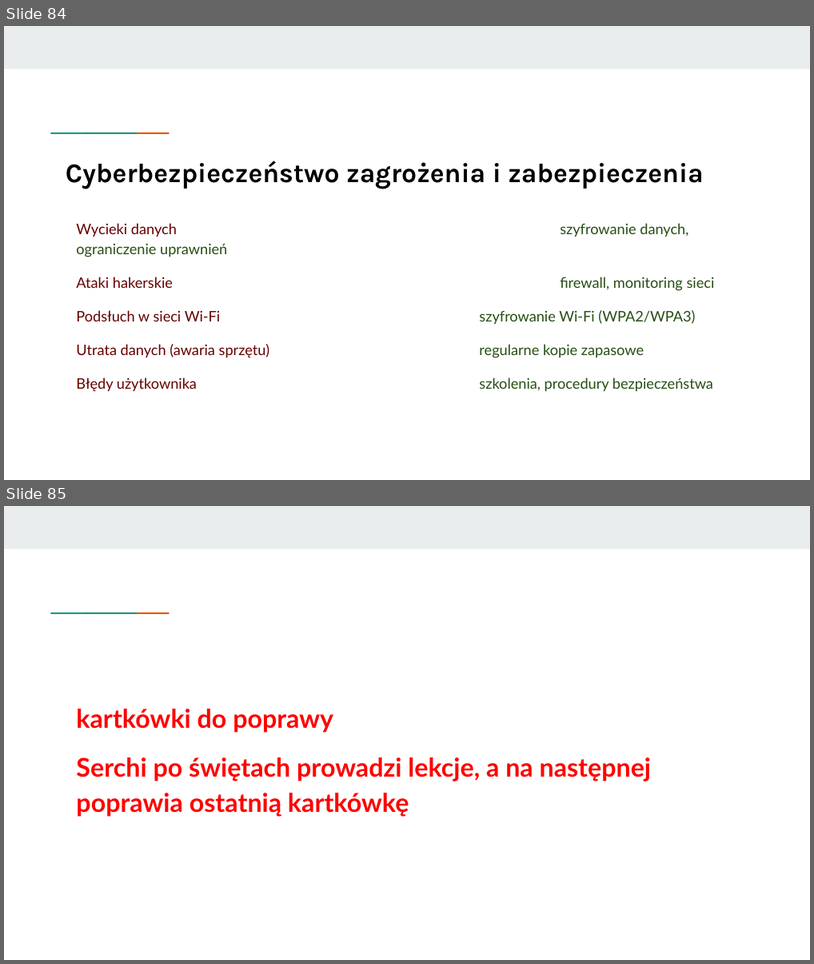
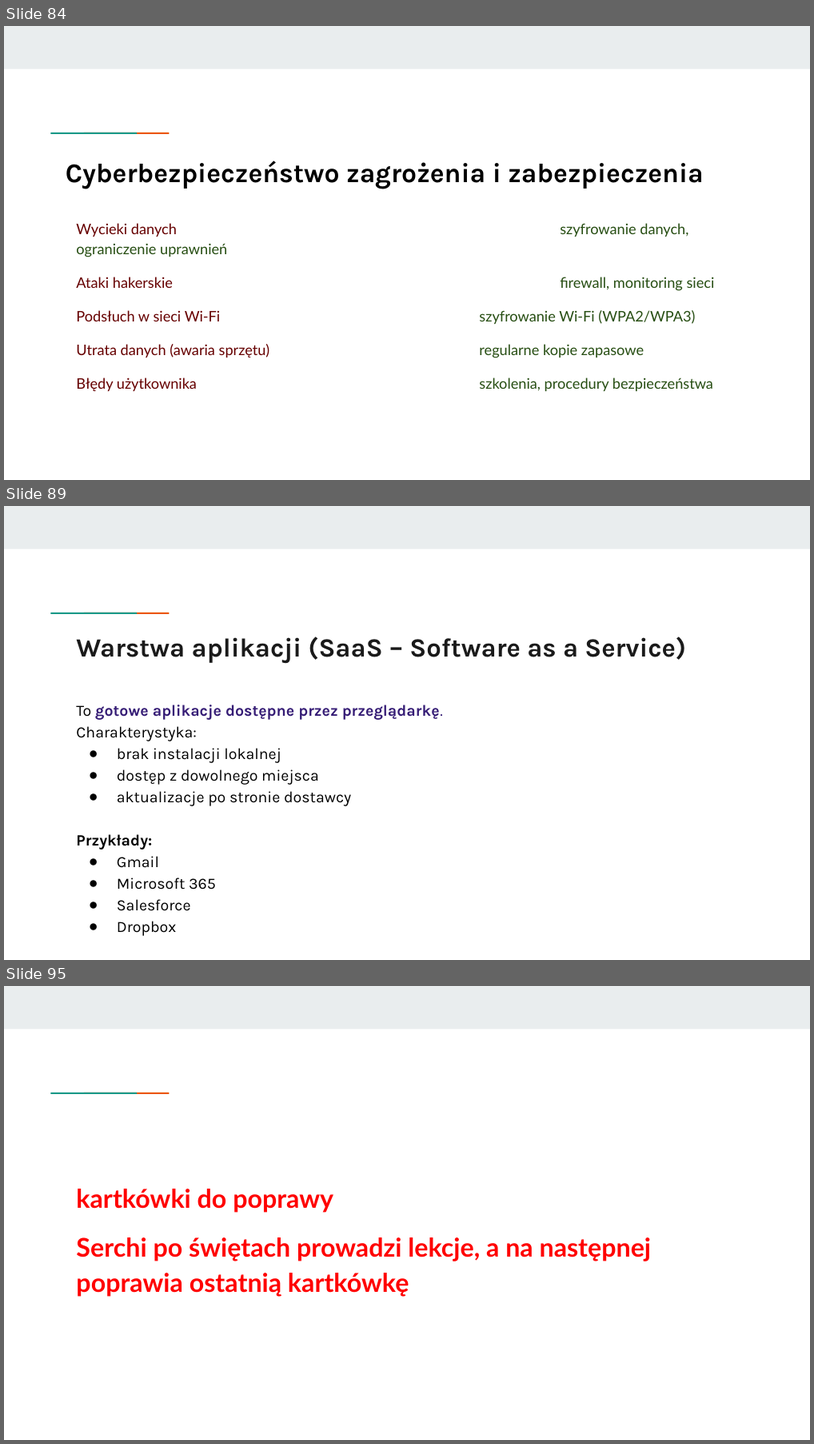
Before and after one commit to KasiaKasia/PRZEDMIOTY, a slide deck: ZASTOSOWANIE_INFORMATYKI/1A-gr_2/Zastosowanie informatyki - 1A gr. 2-plik2.pptx. Shown one above the other, each under a label of ours: slides 84 and 85 before the commit, slides 84, 89 and 95 after it; the slides between them are not shown. The pictures are 814x964 and 814x1444 pixels, drawn with LibreOffice and Linux fonts; fonts in the diff are those of the drawing. Boxes give left, top, right and bottom in pixels: in the first picture for what was removed or moved away, otherwise in the second. Text is boxed around its words. In the diff, an @@ line names an element or a change of style, - is before the commit and + after.

```diff
--- a/ZASTOSOWANIE_INFORMATYKI/1A-gr_2/Zastosowanie informatyki - 1A gr. 2-plik2.pptx
+++ b/ZASTOSOWANIE_INFORMATYKI/1A-gr_2/Zastosowanie informatyki - 1A gr. 2-plik2.pptx
@@ slide 89 added at [4,506,810,960], background #FFFFFF; not listed: 3 template elements that a slide beside it also shows @@
@@ title added at [76,636,686,663], 23.4 pt, text #1A1A1A, bold @@
+Warstwa aplikacji (SaaS – Software as a Service)
@@ text added at [76,704,443,889], 14 pt, text #000000 @@
+To gotowe aplikacje dostępne przez przeglądarkę.
+Charakterystyka:
+● brak instalacji lokalnej
+● dostęp z dowolnego miejsca
+● aktualizacje po stronie dostawcy
+Przykłady:
+● Gmail
+● Microsoft 365
+● Salesforce
+● Dropbox
@@ what was slide 85 is now slide 95 @@
```
Also in this commit, not shown: 9 other slides added, 1 other file.
